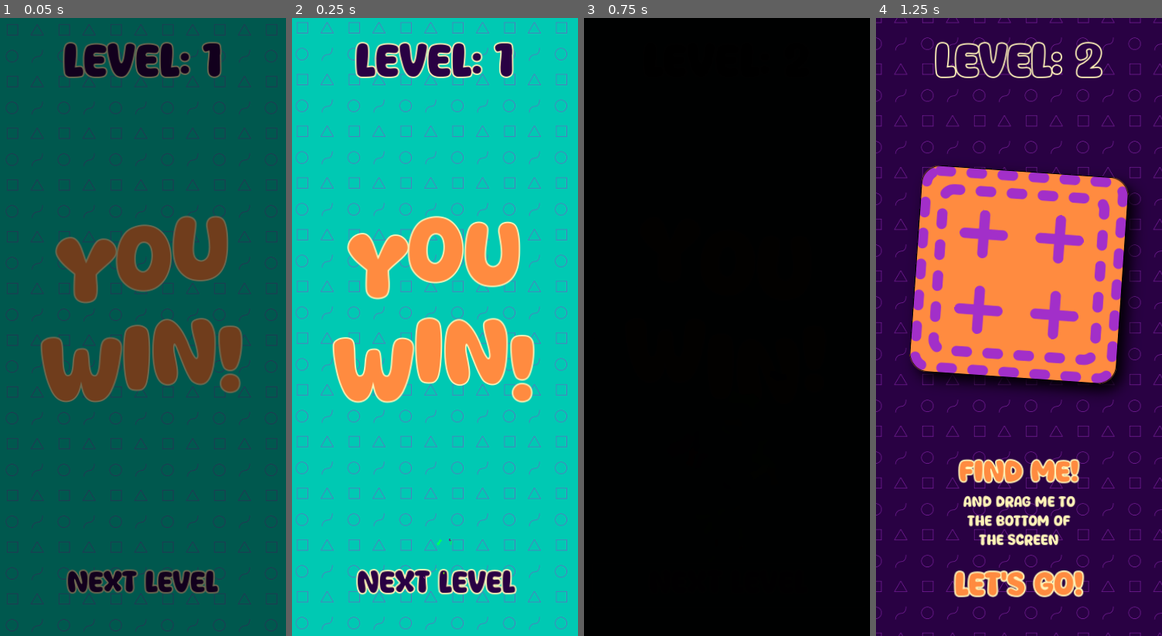
Above: before the commit, frames 1-4 (left to right).
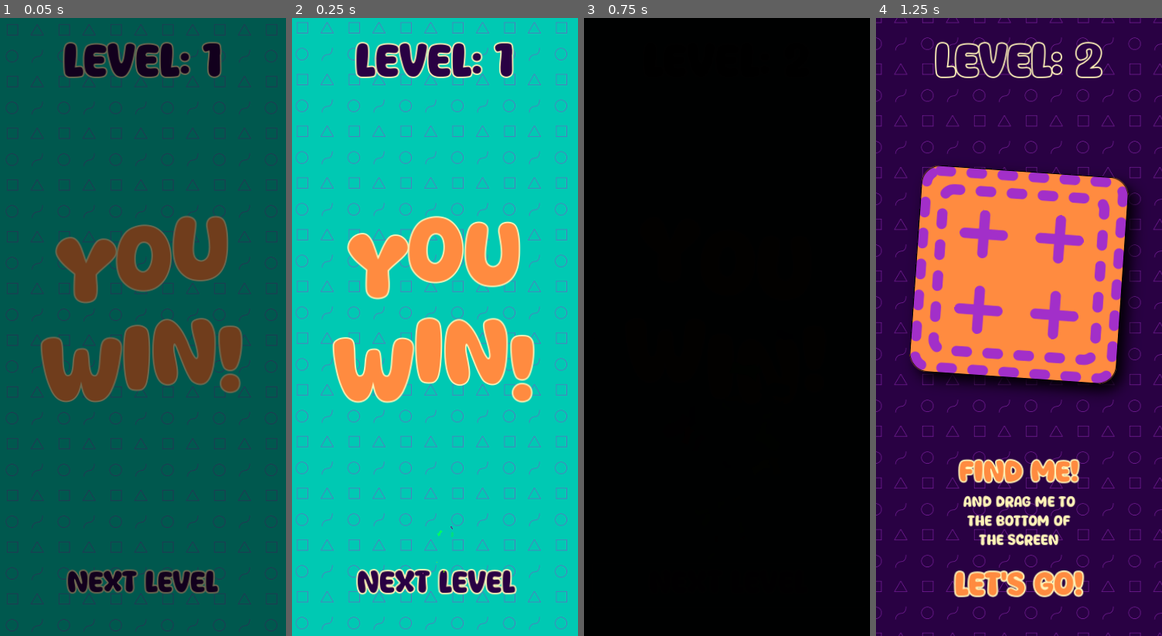
Above: after the commit, the same moments.

Repository: magopian/rummager
Game: Godot game, scene res://you_win.tscn
The game is run twice, just before and just after one commit, with the same random seed, the same clock (stepped at 60 frames per second) and the same inputs. This scene is started directly instead of the project's main scene. Sound files missing from this copy of the repository are replaced by a short silence.
Inputs:
- Up to frame 1 (0.05 s): no input
- Up to frame 2 (0.25 s): no input
- Up to frame 3 (0.75 s): click "Next level" at 0.5 s
- Up to frame 4 (1.25 s): no input

Frame 1 is identical in both runs. In frame 2, less than 0.1% of the frame differs, in the area x 45-57%, y 82-91%; in frame 3, less than 0.1%; in frame 4, nothing differs.

Commit message:
Bigger "you win" confettis

Diff:
--- a/you_win.tscn
+++ b/you_win.tscn
@@ -24,7 +24,7 @@
 direction = Vector3(0, -1, 0)
 spread = 15.0
 initial_velocity_min = 379.08
-initial_velocity_max = 650.0
+initial_velocity_max = 750.0
 angular_velocity_min = 60.65
 angular_velocity_max = 283.69
 gravity = Vector3(0, 250, 0)
